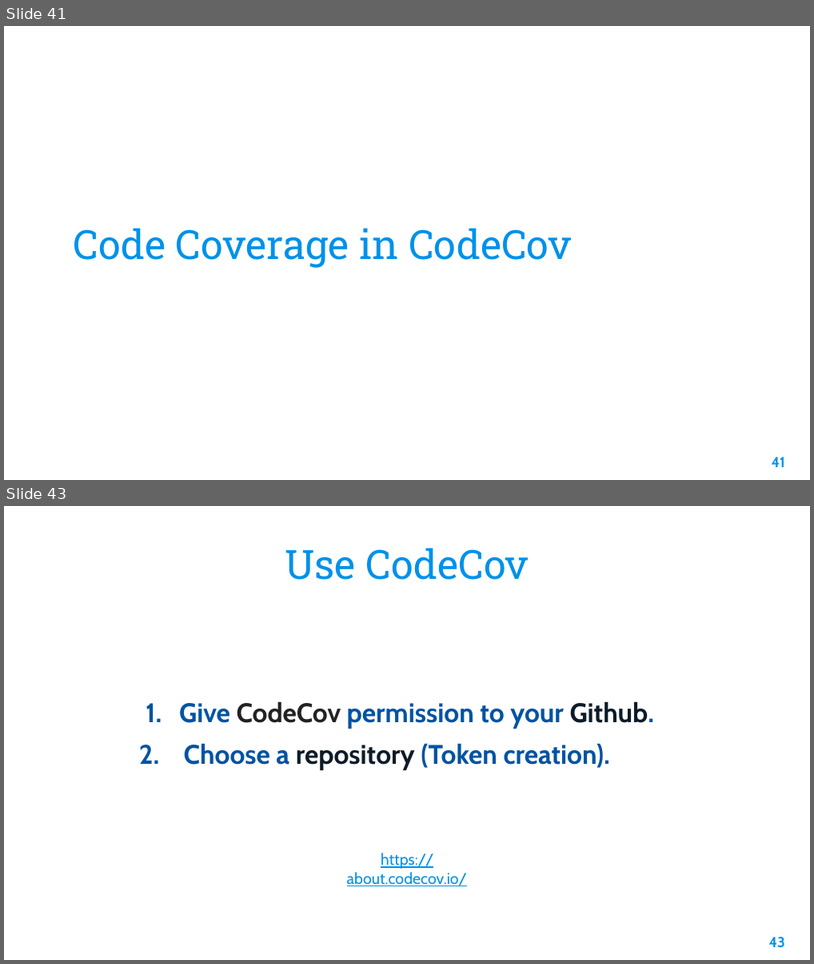
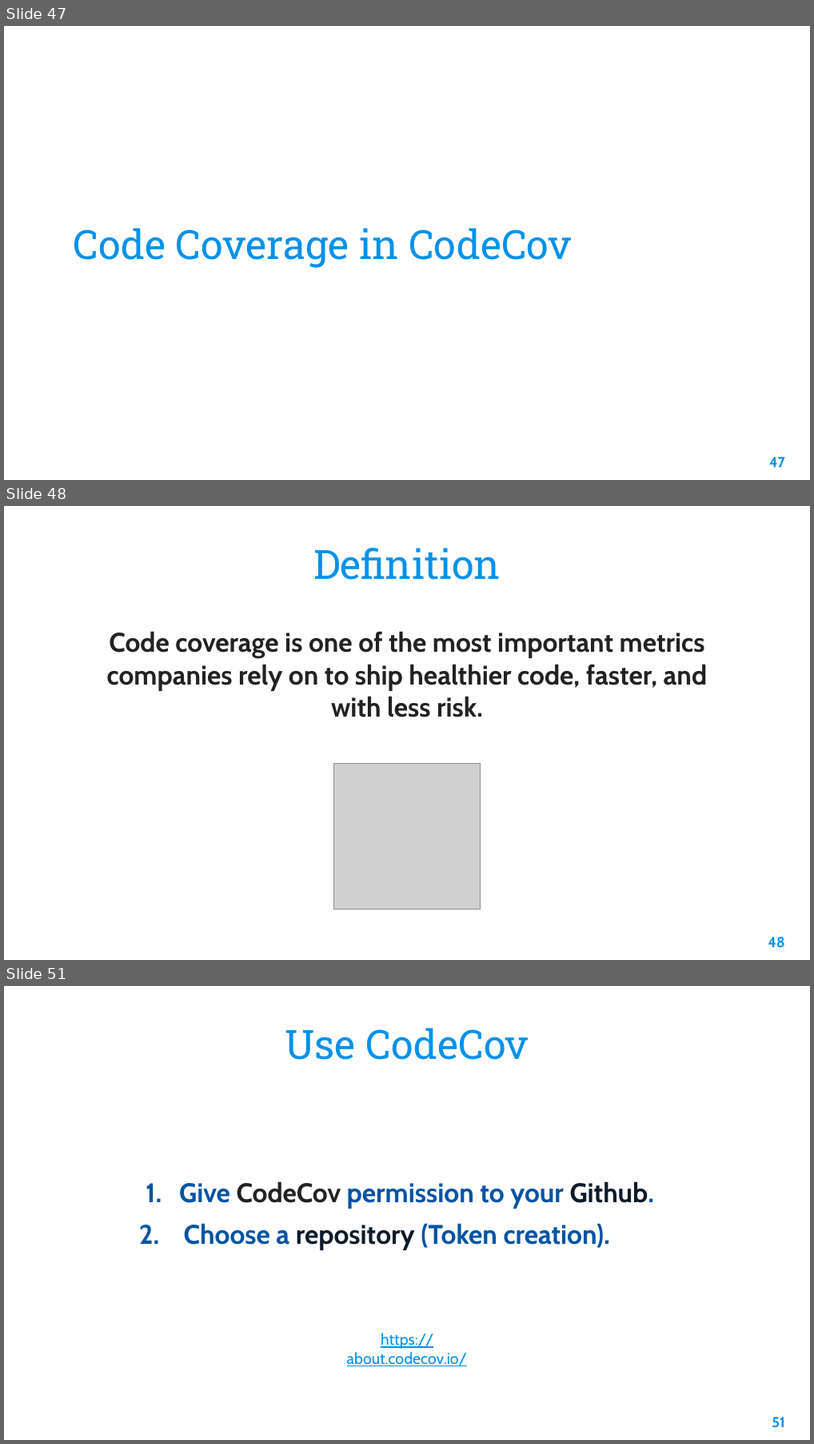
Before and after one commit to ULL-ESIT-PAI-2021-2022/2021-2022-pai-tdd-codecov-gabriel-pablo, a slide deck: slides/TDD+Coverage.pptx. Shown one above the other, each under a label of ours: slides 41 and 43 before the commit, slides 47, 48 and 51 after it; the slides between them are not shown. The pictures are 814x964 and 814x1444 pixels, drawn with LibreOffice and Linux fonts; fonts in the diff are those of the drawing; grey boxes stand for pictures; background and template pictures are left out. Boxes give left, top, right and bottom in pixels: in the first picture for what was removed or moved away, otherwise in the second. Text is boxed around its words. In the diff, an @@ line names an element or a change of style, - is before the commit and + after.

```diff
--- a/slides/TDD+Coverage.pptx
+++ b/slides/TDD+Coverage.pptx
@@ slide 48 added at <box>4,506,810,960</box>, background picture (left out) @@
@@ title added at <box>314,548,501,580</box>, 36 pt, text #0091EA @@
+Definition
@@ text added at <box>107,631,707,717</box>, 24 pt, text #222222, bold @@
+Code coverage is one of the most important metrics companies rely on to ship healthier code, faster, and with less risk.
@@ picture added at <box>334,764,481,909</box> @@
@@ page number added at <box>768,936,785,948</box>, 13 pt, text #0091EA, bold @@
+48
@@ what was slide 41 is now slide 47 @@
@@ page number at <box>770,456,786,467</box>: text changed @@
-41
+47
@@ what was slide 43 is now slide 51 @@
@@ page number at <box>772,1416,785,1428</box>: text changed @@
-43
+51
```
Also in this commit, not shown: 11 slides changed, 8 other slides added, 1 slide removed, 2 other files.
